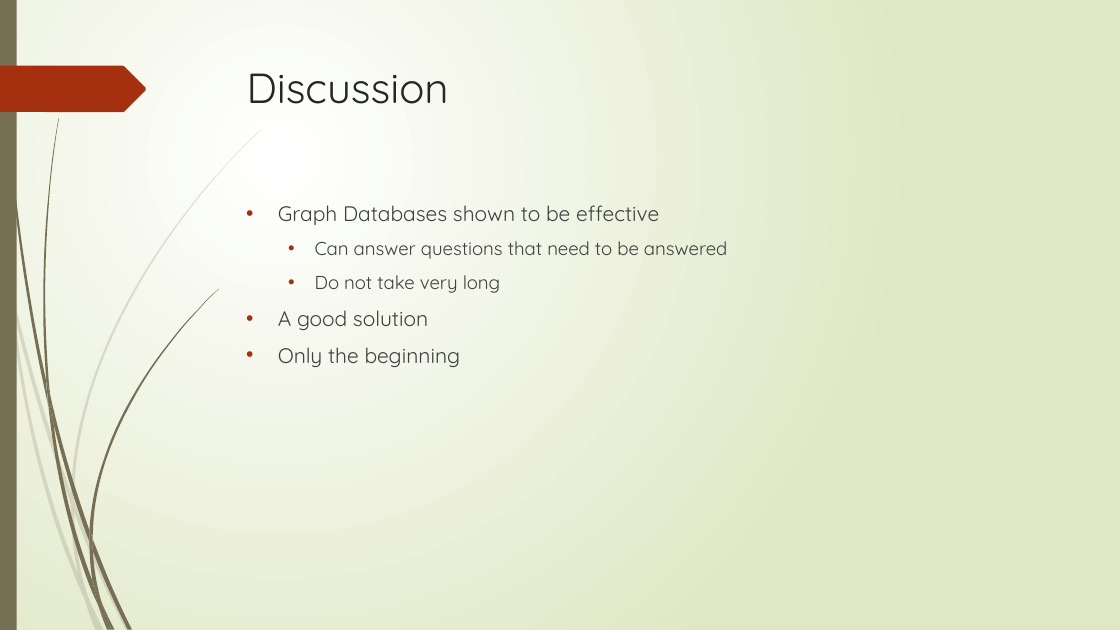
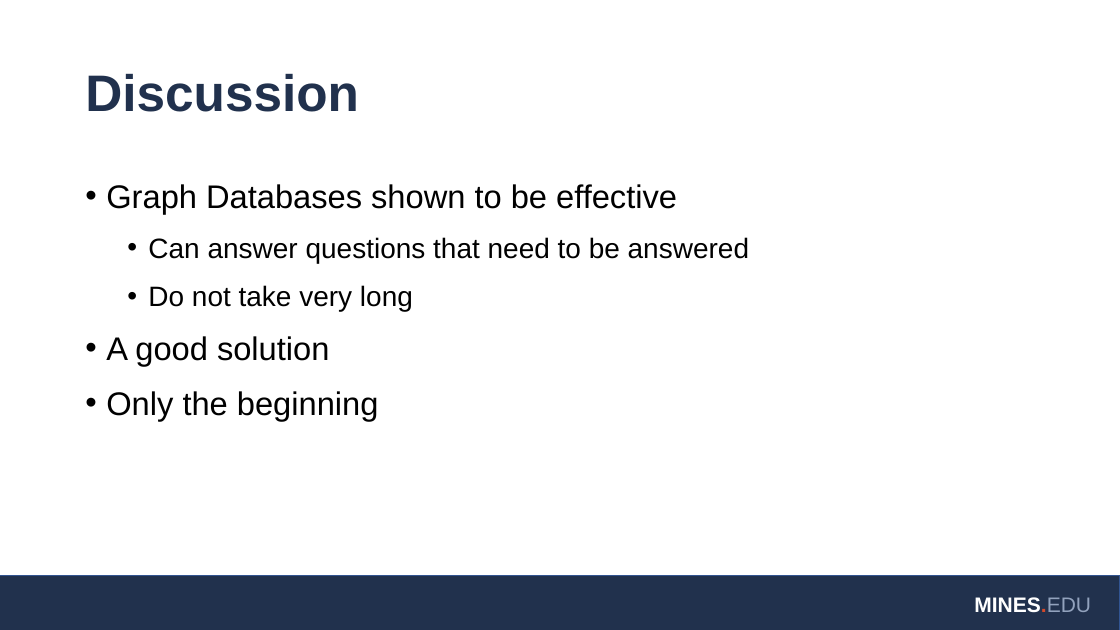
Before and after one commit to coltersnyder/CSCI598BFinalProject, a slide deck: slide 11 of FinalPresentation.pptx. Drawn at 1120x630 pixels with LibreOffice and Linux fonts; fonts in the diff are those of the drawing; background and template pictures are left out. Boxes give left, top, right and bottom in pixels: in the first picture for what was removed or moved away, otherwise in the second. Text is boxed around its words. In the diff, an @@ line names an element or a change of style, - is before the commit and + after.

Commit message:
Updated theme to Mines theme
Updated powerpoint theme to be the Mines presentation theme

```diff
--- a/FinalPresentation.pptx
+++ b/FinalPresentation.pptx
@@ background gradient #FFFFFF to #DFE8C4 to #FFFFFF @@
@@ rectangle removed at [0, 0, 17, 630] @@
@@ title "Discussion": place and size @@
-title "Discussion" at [247, 73, 449, 104]
+title "Discussion" at [85, 73, 359, 112]
@@ title "Discussion" at [85, 73, 359, 112]: size 36 to 44 pt, font Quicksand to Arial, text colour #262626 to #21314D, bold on; line spacing 1 to 0.9; vertical alignment top to middle @@
@@ freeform shape removed at [0, 66, 146, 112] @@
@@ text "Graph Databases shown to be ...": place and size @@
-text "Graph Databases shown to be ..." at [278, 205, 727, 367]
+text "Graph Databases shown to be ..." at [106, 184, 749, 421]
@@ text "Graph Databases shown to be ..." at [106, 184, 749, 421]: size 18 to 28 pt in "Graph Databases shown to be effective", "A good solution", "Only the beginning"; font Quicksand to Arial, text colour #404040 to #000000; size 16 to 24 pt in "Can answer questions that need to be ...", "Do not take very long"; indent changed; line spacing 1 to 1.1 @@
@@ rectangle added at [0, 576, 1120, 630], fill #21314D, outline #325491 1 pt @@
@@ group removed at [0, 129, 262, 630]: 10 freeform shapes @@
@@ group removed at [3, 0, 218, 630]: 12 freeform shapes @@
@@ text added at [974, 597, 1091, 613], 18 pt, text #FFFFFF, bold @@
+MINES.EDU
```
Also in this commit, not shown: 14 other slides changed.
